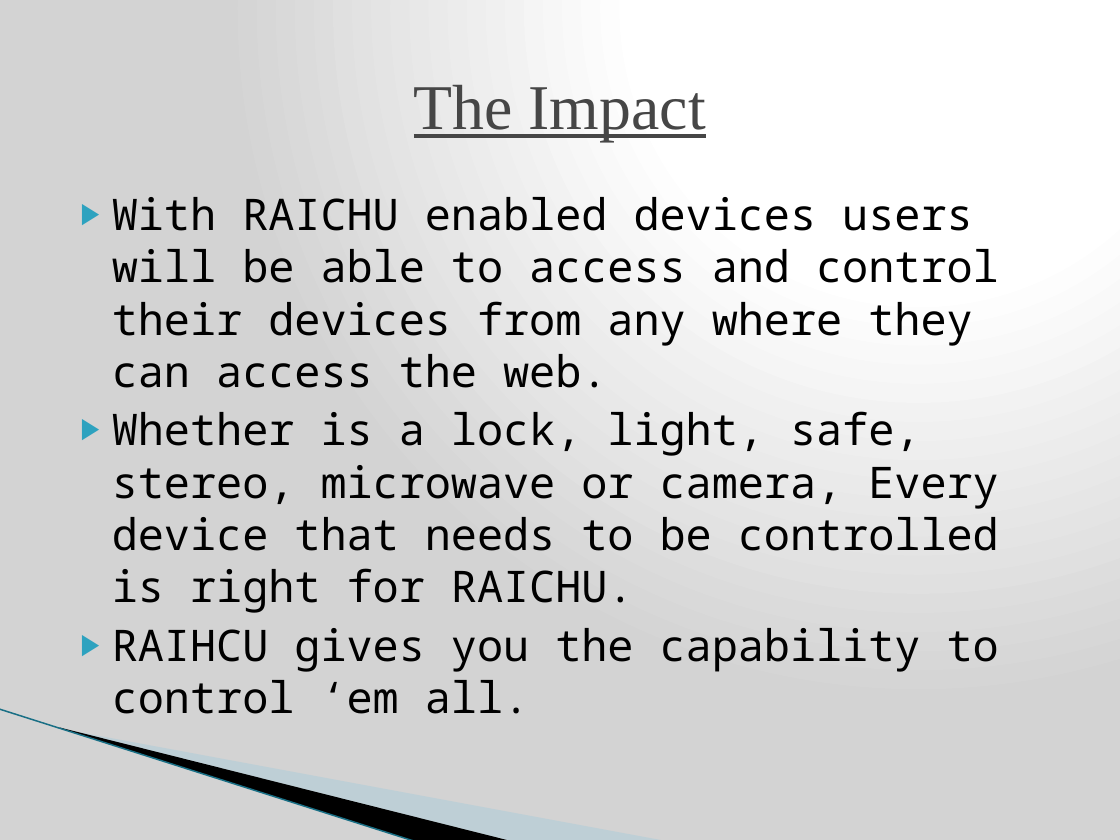
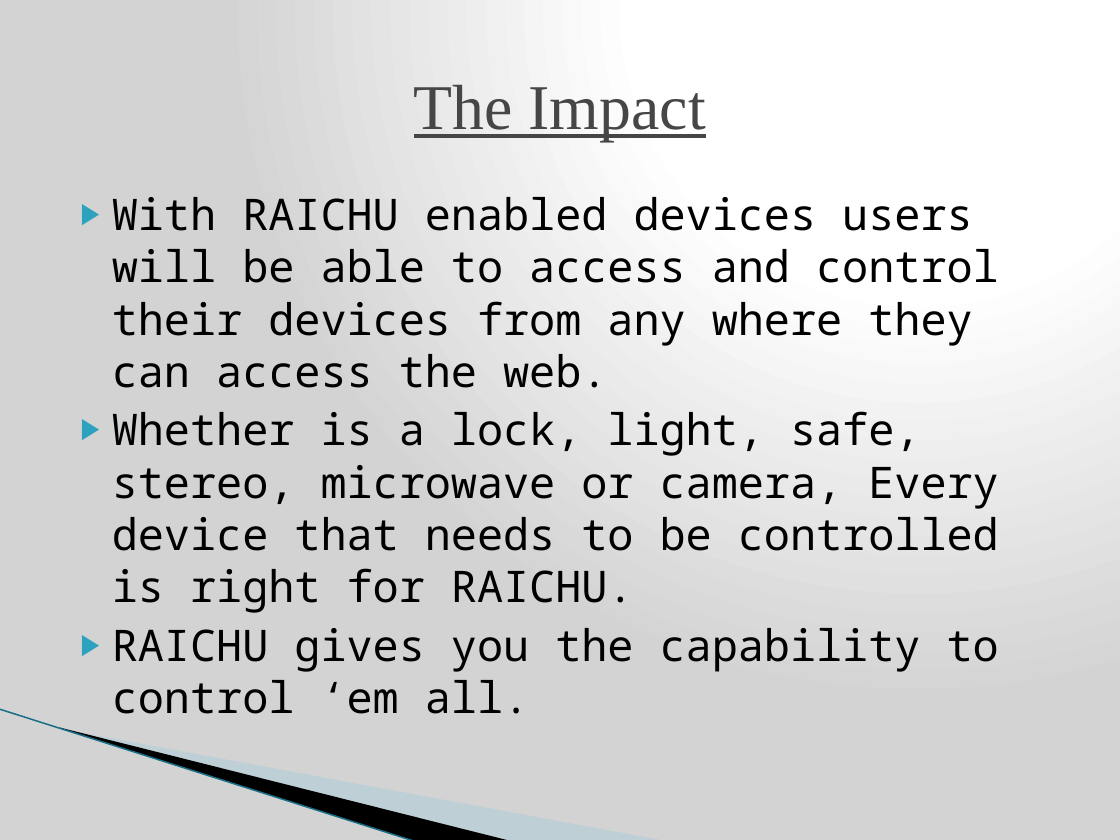
Before and after one commit to nomastmas/raichu, a slide deck: slide 6 of docs/final_presentation_release.pptx. Drawn at 1120x840 pixels with LibreOffice and Linux fonts; fonts in the diff are those of the drawing; background and template pictures are left out. Boxes give left, top, right and bottom in pixels: in the first picture for what was removed or moved away, otherwise in the second. Text is boxed around its words. In the diff, an @@ line names an element or a change of style, - is before the commit and + after.

```diff
--- a/docs/final_presentation_release.pptx
+++ b/docs/final_presentation_release.pptx
@@ text at bbox=[112, 628, 999, 714]: text changed @@
-▶ RAIHCU gives you the capability to control ‘em all.
+▶ RAICHU gives you the capability to control ‘em all.
```
Also in this commit, not shown: 2 other slides changed, 1 other file.
